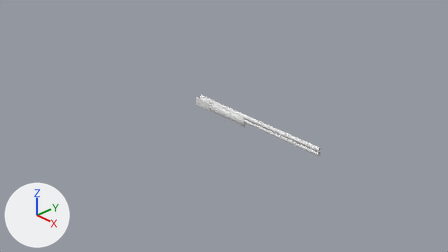
A saved change to the Blender file Over Under.blend.
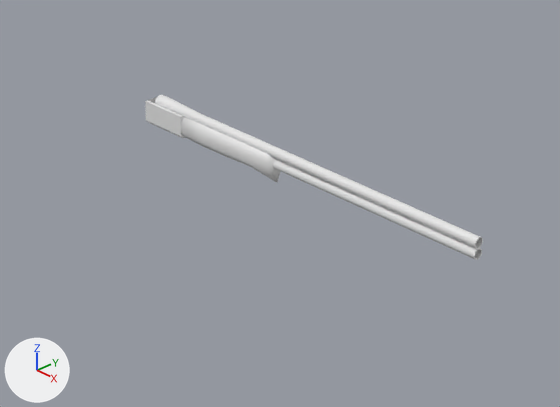
Each version appears first from the file's camera 'Camera', and next in a close-up on the part from 32% to 78% of the width and 24% to 84% of the height. The lights are fixed; the arrows at lower left show +X, +Y and +Z. The first two pictures are the older version.

The scene before the commit, as lines of its bpy script (objects in view):
```python
me_cube = bpy.data.meshes.new('Cube')
me_cube.from_pydata(...)  # 65 vertices, 22 faces; spans x 0.0..0.083, y -0.068..0.068, z -0.064..0.104
me_cube_001 = bpy.data.meshes.new('Cube.001')
me_cube_001.from_pydata(...)  # 54 vertices, 52 faces; spans x -0.443..0.44, y -0.066..0.066, z -0.11..0.1
me_cube_002 = bpy.data.meshes.new('Cube.002')
me_cube_002.from_pydata(...)  # 39 vertices, 14 faces; spans x -0.179..0.161, y -0.068..0.068, z -0.084..0.084
me_cylinder = bpy.data.meshes.new('Cylinder')
me_cylinder.from_pydata(...)  # 491 vertices, 490 faces; spans x -1.38..1.38, y -0.05..0.05, z -0.12..0.05
ob_barrels = bpy.data.objects.new('Barrels', me_cylinder)
ob_barrels.location = (0.797, 0.0, 0.306)
ob_foregrip = bpy.data.objects.new('Foregrip', me_cube_001)
ob_foregrip.location = (0.121, 0.0, 0.209)
ob_foregrip.scale = (1.0, 0.987, 1.0)
ob_hinge__barrels = bpy.data.objects.new('Hinge (barrels)', me_cube)
ob_hinge__barrels.location = (-0.388, 0.0, 0.2)
ob_hinge__stock = bpy.data.objects.new('Hinge (Stock)', me_cube_002)
ob_hinge__stock.location = (-0.485, 0.0, 0.22)
```
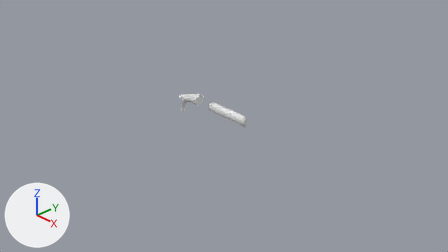
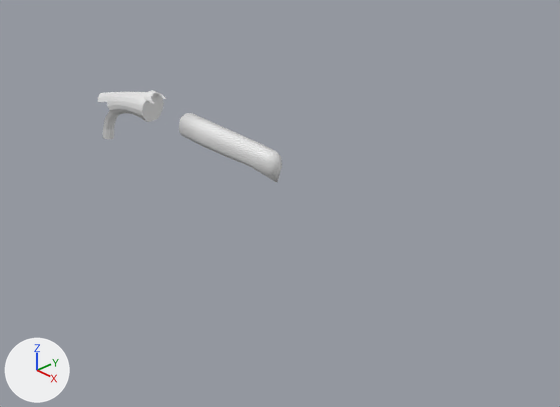
Commit message: Stock and hinge work

Location of each change, [x1, y1, x2, y2] in pixels of the close-ups (560 x 407 px):
'Barrels', hidden: before [155, 95, 483, 260]
'Cylinder', added: after [98, 92, 164, 139]
'Hinge (Stock)', hidden: before [145, 97, 179, 135]
'Hinge (barrels)', hidden: before [172, 112, 186, 138]
'Cube.001', added: after [144, 90, 166, 104]

Diff of the bpy script that builds the scene:
```diff
--- a/Over Under.blend.py
+++ b/Over Under.blend.py
@@ me_cube @@
 # used by ob_hinge__barrels; location = (-0.388, 0.0, 0.2)
-me_cube.from_pydata(...)  # 65 vertices, 22 faces; spans x 0.0..0.083, y -0.068..0.068, z -0.064..0.104
+me_cube.from_pydata(...)  # 45 vertices, 18 faces; spans x 0.0..0.083, y -0.068..0.068, z -0.064..0.107
+# me_cube part 1
+# 31 vertices are removed from x 0.0..0.083, y -0.068..0.068, z -0.064..0.104
+# 19 faces are deleted
+# 4 vertices in x 0.0..0.083, y -0.068..0.068, z 0.104 move by (0.0, 0.0, -0.002)
+# 4 vertices move from x 0.025..0.083, y -0.022..0.022, z -0.064..0.104 to x 0.025..0.083, y -0.024..0.024, z -0.064..0.107
+# 11 vertices are added at x 0.0..0.083, y -0.063..0.063, z -0.064..0.107
+# 15 new faces join them
@@ me_cube_002 @@
 # used by ob_hinge__stock; location = (-0.485, 0.0, 0.22)
-me_cube_002.from_pydata(...)  # 39 vertices, 14 faces; spans x -0.179..0.161, y -0.068..0.068, z -0.084..0.084
+me_cube_002.from_pydata(...)  # 45 vertices, 18 faces; spans x -0.179..0.161, y -0.068..0.068, z -0.084..0.087
+# me_cube_002 part 2: 9 vertices moved from x -0.179..0.1, y -0.068..0.068, z -0.084..0.084 to x -0.179..0.1, y -0.068..0.068, z -0.084..0.087; 4 vertices removed from x -0.179..0.097, y -0.047..0.047, z 0.084; 10 vertices added at x -0.179..0.097, y -0.063..0.063, z 0.087
@@ me_cylinder_003 @@
+me_cylinder_003.from_pydata(...)  # 108 vertices, 89 faces; spans x -2.91..1.11, y -1.17..1.17, z -4.54..3.24
@@ me_cube_007 @@
+me_cube_007.from_pydata(...)  # 68 vertices, 48 faces; spans x -0.0821..0.0196, y -0.0601..0.0601, z -0.0007..0.0463
+me_cube_007.polygons.foreach_set('use_smooth', [True] * 48)
@@ ob_barrels @@
 ob_barrels.location = (0.797, 0.0, 0.306)
+ob_barrels.hide_set(True)
@@ ob_hinge__barrels @@
 ob_hinge__barrels.location = (-0.388, 0.0, 0.2)
+ob_hinge__barrels.hide_set(True)
@@ ob_hinge__stock @@
 ob_hinge__stock.location = (-0.485, 0.0, 0.22)
+ob_hinge__stock.hide_set(True)
@@ ob_cylinder @@
+ob_cylinder = bpy.data.objects.new('Cylinder', me_cylinder_003)
+ob_cylinder.location = (-1.006, 0.0, 0.162)
+ob_cylinder.rotation_euler = (0.0, 1.151, 0.0)  # degrees (0, 66, 0)
+ob_cylinder.scale = (-0.0849, -0.0849, -0.0849)
@@ ob_cube_001 @@
+ob_cube_001 = bpy.data.objects.new('Cube.001', me_cube_007)
+ob_cube_001.location = (-0.607, 0.0, 0.307)
```
